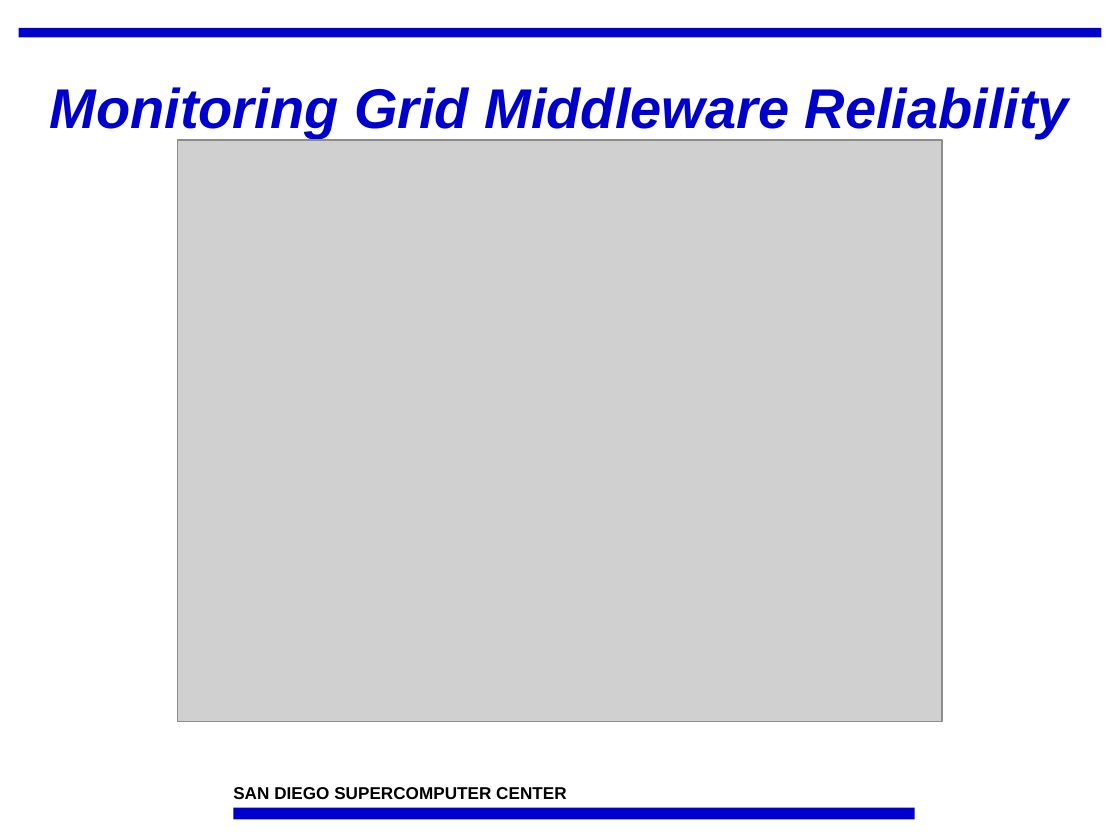
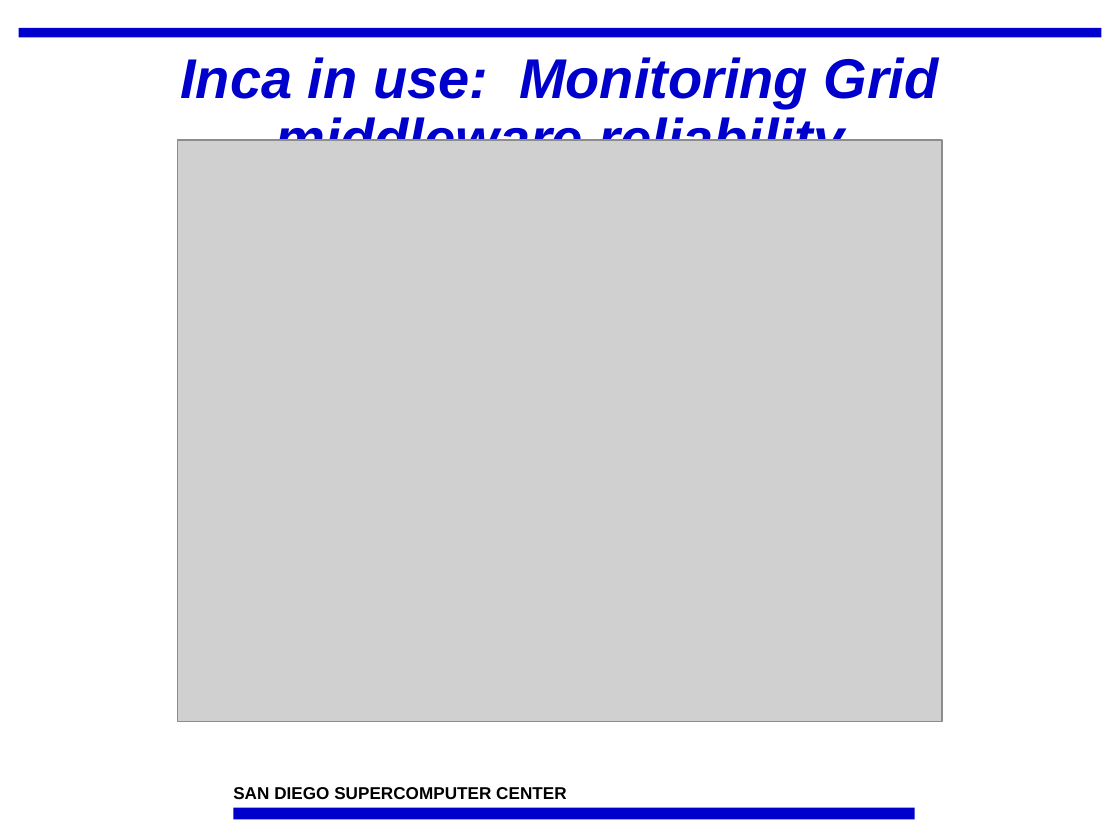
Before and after one commit to IncaProject/inca-xsede, a slide deck: slide 24 of talks/inca_sc05.ppt. Drawn at 1120x840 pixels with LibreOffice and Linux fonts; fonts in the diff are those of the drawing; grey boxes stand for pictures; background and template pictures are left out. Boxes give left, top, right and bottom in pixels: in the first picture for what was removed or moved away, otherwise in the second. Text is boxed around its words. In the diff, an @@ line names an element or a change of style, - is before the commit and + after.

```diff
--- a/talks/inca_sc05.ppt
+++ b/talks/inca_sc05.ppt
@@ title at [180,57,939,141]: text changed @@
-Monitoring Grid Middleware Reliability
+Inca in use: Monitoring Grid middleware reliability
```
Also in this commit, not shown: 17 other slides changed, 1 slide added, 1 slide removed.
